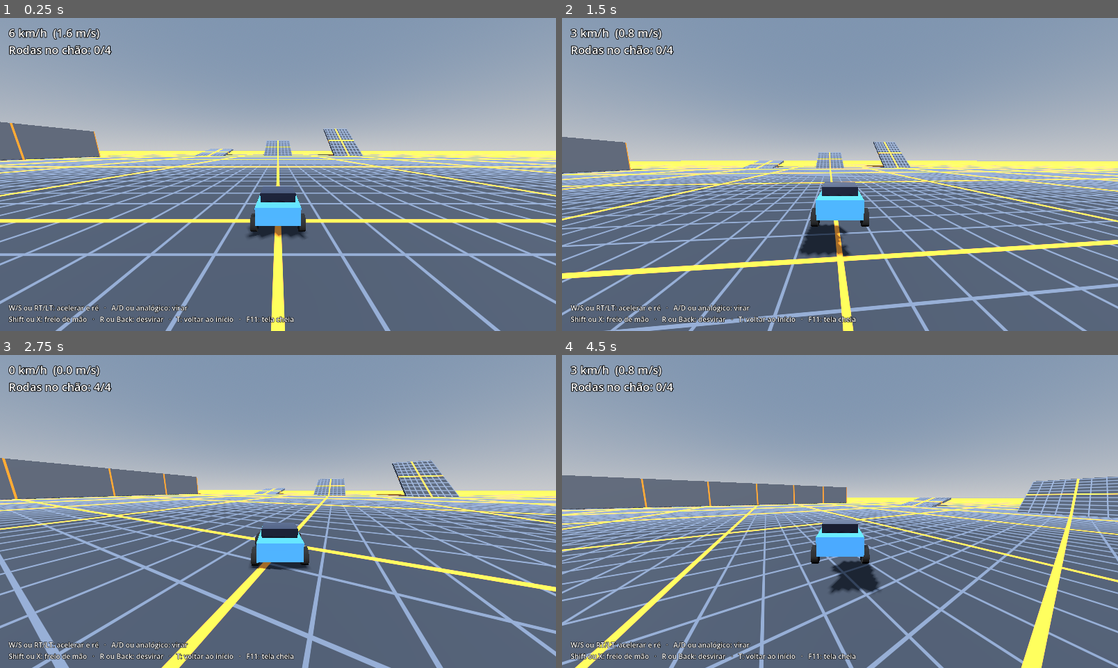
Above: before the commit, frames 1-4 (two rows, left to right).
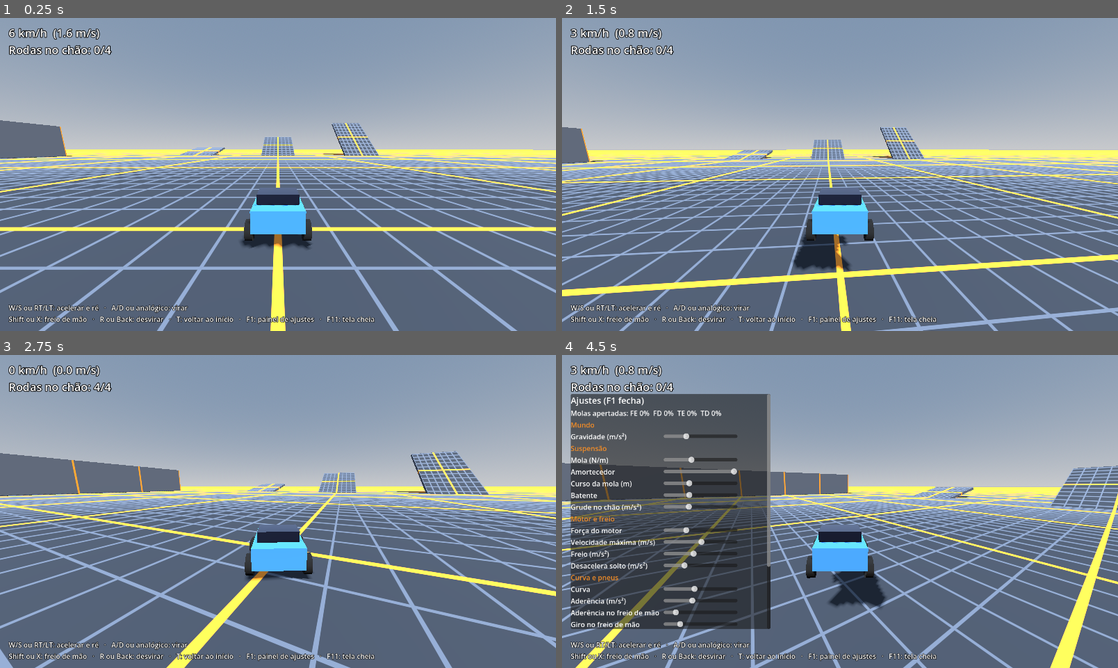
Above: after the commit, the same moments.

Repository: Lelokz/JogoDoCarro
Game: Godot game, scene res://cenas/campo_teste.tscn
Two runs of this game, one before a commit and one after it. Both use one fixed random seed, a clock stepped at 60 frames per second and the inputs below.
Inputs:
- Up to frame 1 (0.25 s): no input
- Up to frame 2 (1.5 s): hold D (direita) 0.53-1.28 s; tap W (acelerar) at 0.6 s; tap R (desvirar) at 0.8, 1.35 s; hold Down from 1.28 s (still down)
- Up to frame 3 (2.75 s): tap Shift (freio_mao) at 1.55 s; release Down at 2.03 s; hold D (direita) from 2.03 s (still down); hold Shift (freio_mao) from 2.03 s (still down); tap S (re) at 2.3 s
- Up to frame 4 (4.5 s): release D (direita) at 2.78 s; release Shift (freio_mao) at 2.78 s; hold Up 2.78-3.53 s; tap S (re) at 2.85 s; tap W (acelerar) at 3.05, 3.6 s; hold A (esquerda) from 3.53 s (still down); tap R (desvirar) at 3.8, 4.35 s; tap F1 (painel, bound only after the commit) at 4.15 s

The runs differ from the first frame. In frame 1, 22% of the frame differs, in the area x 0-100%, y 32-100%; in frame 2, 28%; in frame 3, 22%; in frame 4, 45%, in the area x 0-100%, y 12-100%.

Commit message:
Etapa 2: painel F1 de ajustes, batente, grude, câmera com distância fixa

Diff:
--- a/jogo/cenas/campo_teste.tscn
+++ b/jogo/cenas/campo_teste.tscn
@@ -1,9 +1,10 @@
-[gd_scene load_steps=8 format=3]
+[gd_scene load_steps=9 format=3]
 
 [ext_resource type="Script" path="res://scripts/campo_teste.gd" id="1"]
 [ext_resource type="PackedScene" path="res://cenas/carro.tscn" id="2"]
 [ext_resource type="Script" path="res://scripts/camera_carro.gd" id="3"]
 [ext_resource type="Script" path="res://scripts/hud.gd" id="4"]
+[ext_resource type="Script" path="res://scripts/painel_ajustes.gd" id="5"]
 
 [sub_resource type="ProceduralSkyMaterial" id="mat_ceu"]
 
@@ -30,7 +31,7 @@
 transform = Transform3D(1, 0, 0, 0, 1, 0, 0, 0, 1, 0, 0.6, 0)
 
 [node name="Camera" type="Camera3D" parent="."]
-fov = 100.0
+fov = 90.0
 script = ExtResource("3")
 alvo_caminho = NodePath("../Carro")
 
@@ -56,3 +57,8 @@
 theme_override_colors/font_outline_color = Color(0, 0, 0, 1)
 theme_override_constants/outline_size = 4
 theme_override_font_sizes/font_size = 16
+
+[node name="Painel" type="CanvasLayer" parent="."]
+script = ExtResource("5")
+carro_caminho = NodePath("../Carro")
+camera_caminho = NodePath("../Camera")
--- a/jogo/scripts/camera_carro.gd
+++ b/jogo/scripts/camera_carro.gd
@@ -3,26 +3,29 @@
 @export var alvo_caminho: NodePath
 @export var distancia := 2.8
 @export var altura := 1.1
-@export var suavidade := 8.0
+@export var suavidade := 8.0   # só o giro da câmera é suave; a distância fica sempre igual
 
 var alvo: Node3D
+var frente_suave := Vector3.FORWARD
 
 
 func _ready() -> void:
 	alvo = get_node(alvo_caminho)
 	top_level = true
 	physics_interpolation_mode = PHYSICS_INTERPOLATION_MODE_OFF
-	global_position = alvo.global_position + alvo.global_basis.z * distancia + Vector3.UP * altura
+	frente_suave = direcao_do_carro(alvo.global_transform)
 
 
 func _process(delta: float) -> void:
 	var t := alvo.get_global_transform_interpolated()
+	frente_suave = frente_suave.slerp(direcao_do_carro(t), 1.0 - exp(-suavidade * delta)).normalized()
+	global_position = t.origin - frente_suave * distancia + Vector3.UP * altura
+	look_at(t.origin + Vector3.UP * 0.4 + frente_suave * 1.5, Vector3.UP)
+
+
+func direcao_do_carro(t: Transform3D) -> Vector3:
 	var frente := -t.basis.z
 	frente.y = 0.0
 	if frente.length() < 0.1:
-		frente = -global_basis.z
-		frente.y = 0.0
-	frente = frente.normalized()
-	var destino := t.origin - frente * distancia + Vector3.UP * altura
-	global_position = global_position.lerp(destino, 1.0 - exp(-suavidade * delta))
-	look_at(t.origin + Vector3.UP * 0.4 + frente * 1.5, Vector3.UP)
+		return frente_suave
+	return frente.normalized()
--- a/jogo/scripts/carro.gd
+++ b/jogo/scripts/carro.gd
@@ -1,15 +1,19 @@
 extends RigidBody3D
 
 # Valores de partida: números da wiki RLBot convertidos de cm pra metros.
-# São pra ajustar jogando (o painel F1 vem na etapa 2).
+# São pra ajustar jogando no painel F1.
 
 @export_group("Suspensão")
-@export var mola := 5000.0          # N/m em cada roda
-@export var amortecedor := 700.0    # N·s/m em cada roda
+@export var mola := 8000.0          # N/m em cada roda
+@export var amortecedor := 3000.0   # N·s/m em cada roda
 @export var curso_mola := 0.12      # m
 @export var raio_roda := 0.17       # m
+@export var batente := 20000.0      # N/m a mais quando a mola passa do curso (pouso não bate seco)
+@export var grude := 3.25           # m/s² puxando o carro contra o chão enquanto as rodas tocam
 
 @export_group("Direção")
+@export var forca_motor := 1.0            # multiplica a tabela ACELERACAO
+@export var multiplicador_curva := 1.0    # multiplica a tabela CURVATURA
 @export var freio := 35.0                 # m/s²
 @export var desaceleracao_solto := 5.25   # m/s², sem acelerar nem frear
 @export var velocidade_maxima := 23.0     # m/s
@@ -71,6 +75,8 @@
 		compressao[i] = alcance - origem.distance_to(toque.position)
 		var velocidade_compressao: float = (compressao[i] - anterior) / dt
 		var forca := maxf(mola * compressao[i] + amortecedor * velocidade_compressao, 0.0)
+		if compressao[i] > curso_mola:
+			forca += batente * (compressao[i] - curso_mola)
 		estado.apply_force(cima * forca, origem - estado.transform.origin)
 
 	var v := estado.linear_velocity
@@ -89,15 +95,16 @@
 		if acelerador != 0.0 and absf(v_frente) > 0.1 and signf(acelerador) != signf(v_frente):
 			dv = -signf(v_frente) * minf(freio * dt, absf(v_frente))
 		elif acelerador != 0.0:
-			dv = acelerador * curva(ACELERACAO, absf(v_frente)) * dt
+			dv = acelerador * curva(ACELERACAO, absf(v_frente)) * forca_motor * dt
 		else:
 			dv = -signf(v_frente) * minf(desaceleracao_solto * dt, absf(v_frente))
 		v += frente * dv * contato
 
 		var limite_lado := (aderencia_freio_mao if freio_mao else aderencia) * dt * contato
 		v -= lado * clampf(v_lado, -limite_lado, limite_lado)
+		v -= normal_chao * grude * dt * contato
 
-		var giro := -direcao * curva(CURVATURA, absf(v_frente)) * v_frente
+		var giro := -direcao * curva(CURVATURA, absf(v_frente)) * multiplicador_curva * v_frente
 		if freio_mao:
 			giro *= giro_freio_mao
 		var w := estado.angular_velocity
@@ -137,7 +144,7 @@
 	var angulo := -Input.get_axis("esquerda", "direita") * angulo_visual_roda
 	for i in 4:
 		var pneu: Node3D = rodas[i].get_node("Pneu")
-		var distancia: float = curso_mola - compressao[i]
+		var distancia := maxf(curso_mola - compressao[i], 0.0)
 		pneu.position = Vector3(0.0, -distancia, 0.0)
 		var b := Basis(Vector3.RIGHT, giro_pneu) * Basis(Vector3.BACK, PI / 2.0)
 		if i < 2:
--- a/jogo/scripts/controles.gd
+++ b/jogo/scripts/controles.gd
@@ -11,6 +11,7 @@
 	adicionar("desvirar", [KEY_R], [JOY_BUTTON_BACK], [])
 	adicionar("voltar_inicio", [KEY_T], [], [])
 	adicionar("tela_cheia", [KEY_F11], [], [])
+	adicionar("painel", [KEY_F1], [], [])
 
 
 func adicionar(nome: String, teclas: Array, botoes: Array, eixos: Array) -> void:
--- a/jogo/scripts/hud.gd
+++ b/jogo/scripts/hud.gd
@@ -7,7 +7,7 @@
 
 func _ready() -> void:
 	carro = get_node(carro_caminho)
-	$Controles.text = "W/S ou RT/LT: acelerar e ré   ·   A/D ou analógico: virar\nShift ou X: freio de mão   ·   R ou Back: desvirar   ·   T: voltar ao início   ·   F11: tela cheia"
+	$Controles.text = "W/S ou RT/LT: acelerar e ré   ·   A/D ou analógico: virar\nShift ou X: freio de mão   ·   R ou Back: desvirar   ·   T: voltar ao início   ·   F1: painel de ajustes   ·   F11: tela cheia"
 
 
 func _process(_delta: float) -> void:
--- /dev/null
+++ b/jogo/scripts/painel_ajustes.gd
@@ -0,0 +1,183 @@
+extends CanvasLayer
+
+# Painel de ajuste ao vivo (F1): mexe nos valores com o carro andando.
+
+@export var carro_caminho: NodePath
+@export var camera_caminho: NodePath
+
+const SALVO_PROJETO := "res://ajustes/carro.json"
+const SALVO_JOGO := "user://carro.json"
+
+# [alvo, propriedade, nome, mínimo, máximo, passo] ou ["titulo", texto]
+const AJUSTES := [
+	["titulo", "Mundo"],
+	["mundo", "gravidade", "Gravidade (m/s²)", 1.0, 20.0, 0.1],
+	["titulo", "Suspensão"],
+	["carro", "mola", "Mola (N/m)", 1000.0, 20000.0, 100.0],
+	["carro", "amortecedor", "Amortecedor", 0.0, 3000.0, 10.0],
+	["carro", "curso_mola", "Curso da mola (m)", 0.03, 0.3, 0.01],
+	["carro", "batente", "Batente", 0.0, 60000.0, 500.0],
+	["carro", "grude", "Grude no chão (m/s²)", 0.0, 10.0, 0.05],
+	["titulo", "Motor e freio"],
+	["carro", "forca_motor", "Força do motor", 0.2, 3.0, 0.05],
+	["carro", "velocidade_maxima", "Velocidade máxima (m/s)", 5.0, 40.0, 0.5],
+	["carro", "freio", "Freio (m/s²)", 5.0, 80.0, 1.0],
+	["carro", "desaceleracao_solto", "Desacelera solto (m/s²)", 0.0, 20.0, 0.25],
+	["titulo", "Curva e pneus"],
+	["carro", "multiplicador_curva", "Curva", 0.3, 2.0, 0.05],
+	["carro", "aderencia", "Aderência (m/s²)", 5.0, 150.0, 1.0],
+	["carro", "aderencia_freio_mao", "Aderência no freio de mão", 0.0, 60.0, 0.5],
+	["carro", "giro_freio_mao", "Giro no freio de mão", 1.0, 3.0, 0.05],
+	["titulo", "Câmera"],
+	["camera", "distancia", "Distância (m)", 1.5, 6.0, 0.1],
+	["camera", "altura", "Altura (m)", 0.3, 3.0, 0.05],
+	["camera", "fov", "FOV (graus)", 60.0, 120.0, 1.0],
+	["camera", "suavidade", "Suavidade do giro", 1.0, 30.0, 0.5],
+]
+
+var gravidade: float:
+	get:
+		return PhysicsServer3D.area_get_param(get_viewport().find_world_3d().space, PhysicsServer3D.AREA_PARAM_GRAVITY)
+	set(valor):
+		PhysicsServer3D.area_set_param(get_viewport().find_world_3d().space, PhysicsServer3D.AREA_PARAM_GRAVITY, valor)
+
+var alvos := {}
+var deslizadores := {}
+var padrao := {}
+var caixa := PanelContainer.new()
+var aviso := Label.new()
+var molas := Label.new()
+
+
+func _ready() -> void:
+	layer = 10
+	alvos = {"carro": get_node(carro_caminho), "camera": get_node(camera_caminho), "mundo": self}
+	montar()
+	padrao = ler_tudo()
+	carregar()
+	caixa.visible = false
+
+
+func _unhandled_input(evento: InputEvent) -> void:
+	if evento.is_action_pressed("painel"):
+		caixa.visible = not caixa.visible
+
+
+func _process(_delta: float) -> void:
+	if not caixa.visible:
+		return
+	var carro: RigidBody3D = alvos["carro"]
+	var partes := []
+	for i in 4:
+		partes.append("%s %d%%" % [["FE", "FD", "TE", "TD"][i], roundi(carro.compressao[i] / carro.curso_mola * 100.0)])
+	molas.text = "Molas apertadas: " + "  ".join(partes)
+
+
+func montar() -> void:
+	caixa.position = Vector2(20, 90)
+	add_child(caixa)
+	var rolagem := ScrollContainer.new()
+	rolagem.custom_minimum_size = Vector2(460, 540)
+	rolagem.horizontal_scroll_mode = ScrollContainer.SCROLL_MODE_DISABLED
+	caixa.add_child(rolagem)
+	var lista := VBoxContainer.new()
+	lista.size_flags_horizontal = Control.SIZE_EXPAND_FILL
+	rolagem.add_child(lista)
+
+	var titulo := Label.new()
+	titulo.text = "Ajustes (F1 fecha)"
+	titulo.add_theme_font_size_override("font_size", 20)
+	lista.add_child(titulo)
+	lista.add_child(molas)
+
+	for a in AJUSTES:
+		if a[0] == "titulo":
+			var secao := Label.new()
+			secao.text = a[1]
+			secao.add_theme_color_override("font_color", Color(0.95, 0.55, 0.15))
+			lista.add_child(secao)
+			continue
+		var linha := HBoxContainer.new()
+		var nome := Label.new()
+		nome.text = a[2]
+		nome.custom_minimum_size.x = 210
+		var deslizador := HSlider.new()
+		deslizador.min_value = a[3]
+		deslizador.max_value = a[4]
+		deslizador.step = a[5]
+		deslizador.size_flags_horizontal = Control.SIZE_EXPAND_FILL
+		deslizador.size_flags_vertical = Control.SIZE_SHRINK_CENTER
+		deslizador.focus_mode = Control.FOCUS_NONE
+		var valor := Label.new()
+		valor.custom_minimum_size.x = 64
+		valor.horizontal_alignment = HORIZONTAL_ALIGNMENT_RIGHT
+		deslizador.value_changed.connect(func(v: float) -> void:
+			alvos[a[0]].set(a[1], v)
+			valor.text = formatar(v, a[5]))
+		deslizador.value = alvos[a[0]].get(a[1])
+		deslizadores[a[0] + "/" + a[1]] = deslizador
+		linha.add_child(nome)
+		linha.add_child(deslizador)
+		linha.add_child(valor)
+		lista.add_child(linha)
+
+	var botoes := HBoxContainer.new()
+	for b in [["Salvar", salvar], ["Voltar pro salvo", carregar], ["Valores de partida", func() -> void: aplicar(padrao); aviso.text = "Voltou pros valores de partida."]]:
+		var botao := Button.new()
+		botao.text = b[0]
+		botao.focus_mode = Control.FOCUS_NONE
+		botao.pressed.connect(b[1])
+		botoes.add_child(botao)
+	lista.add_child(botoes)
+	lista.add_child(aviso)
+
+
+func formatar(v: float, passo: float) -> String:
+	if passo >= 1.0:
+		return "%d" % roundi(v)
+	if passo >= 0.1:
+		return "%.1f" % v
+	return "%.2f" % v
+
+
+func ler_tudo() -> Dictionary:
+	var dados := {}
+	for chave in deslizadores:
+		var partes: PackedStringArray = chave.split("/")
+		if not dados.has(partes[0]):
+			dados[partes[0]] = {}
+		dados[partes[0]][partes[1]] = alvos[partes[0]].get(partes[1])
+	return dados
+
+
+func aplicar(dados: Dictionary) -> void:
+	for chave in deslizadores:
+		var partes: PackedStringArray = chave.split("/")
+		if dados.has(partes[0]) and dados[partes[0]].has(partes[1]):
+			deslizadores[chave].value = dados[partes[0]][partes[1]]
+
+
+func caminho_salvo() -> String:
+	# rodando do projeto, salva junto dele (vai pro git); no jogo exportado, na pasta do usuário
+	return SALVO_PROJETO if OS.has_feature("editor") else SALVO_JOGO
+
+
+func salvar() -> void:
+	if caminho_salvo() == SALVO_PROJETO:
+		DirAccess.make_dir_recursive_absolute(ProjectSettings.globalize_path("res://ajustes"))
+	var arquivo := FileAccess.open(caminho_salvo(), FileAccess.WRITE)
+	if arquivo == null:
+		aviso.text = "Não deu pra salvar."
+		return
+	arquivo.store_string(JSON.stringify(ler_tudo(), "\t"))
+	aviso.text = "Salvo! Abre assim da próxima vez."
+
+
+func carregar() -> void:
+	if not FileAccess.file_exists(caminho_salvo()):
+		aviso.text = "Nada salvo ainda: usando os valores de partida."
+		return
+	var dados = JSON.parse_string(FileAccess.get_file_as_string(caminho_salvo()))
+	if dados is Dictionary:
+		aplicar(dados)
+		aviso.text = "Carregou o ajuste salvo."
--- a/jogo/testes/teste_carro.gd
+++ b/jogo/testes/teste_carro.gd
@@ -4,6 +4,10 @@
 # Aperta os botões sozinho e mostra o que o carro fez.
 
 var carro: RigidBody3D
+var painel: CanvasLayer
+var maior_compressao := 0.0
+var quiques := 0
+var tocando := true
 var quadro := 0
 var yaw_anterior := 0.0
 
@@ -14,6 +18,7 @@
 	var cena: Node = load("res://cenas/campo_teste.tscn").instantiate()
 	root.add_child(cena)
 	carro = cena.get_node("Carro")
+	painel = cena.get_node("Painel")
 
 
 func _physics_process(_delta: float) -> bool:
@@ -23,6 +28,9 @@
 	Input.action_release("re")
 	Input.action_release("direita")
 	Input.action_release("freio_mao")
+	Input.action_release("desvirar")
+	if quadro == 11 * 120:
+		Input.action_press("desvirar")   # se capotou na rampa (ainda não tem controle no ar)
 	if t > 2.0 and t <= 12.0:
 		Input.action_press("acelerar")
 	if t > 12.0 and t <= 16.0:
@@ -34,11 +42,31 @@
 		Input.action_press("freio_mao")
 	if t > 17.0 and t <= 19.0:
 		Input.action_press("re")
-	if quadro % 60 == 0:
+	if quadro == 19 * 120:
+		print("--- queda de 5 m ---")
+		carro.global_transform = Transform3D(Basis(), Vector3(100, 5, 100))
+		carro.linear_velocity = Vector3.ZERO
+		carro.angular_velocity = Vector3.ZERO
+		tocando = false
+	if t > 19.0:
+		maior_compressao = maxf(maior_compressao, carro.compressao.max())
+		var agora: bool = carro.rodas_no_chao > 0
+		if agora and not tocando:
+			quiques += 1
+		tocando = agora
+	if quadro == 24 * 120:
+		print("pouso: mola apertou no máximo %d%% do curso, tocou o chão %d vez(es), altura final %.3f" % [roundi(maior_compressao / carro.curso_mola * 100.0), quiques, carro.global_position.y])
+		var gravidade_antes: float = painel.gravidade
+		painel.deslizadores["mundo/gravidade"].value = 13.0
+		painel.deslizadores["carro/mola"].value = 12000.0
+		print("painel: gravidade %.1f -> %.1f, mola -> %.0f" % [gravidade_antes, painel.gravidade, carro.mola])
+		painel.aplicar(painel.padrao)
+		print("painel: valores de partida -> gravidade %.1f, mola %.0f" % [painel.gravidade, carro.mola])
+	if quadro % 60 == 0 and t <= 19.0:
 		var v := carro.linear_velocity
 		var yaw := carro.global_rotation.y
 		var giro := absf(wrapf(yaw - yaw_anterior, -PI, PI)) / 0.5
 		yaw_anterior = yaw
 		var raio := v.length() / giro if giro > 0.01 else INF
 		print("t=%5.1fs  vel=%5.2f m/s  altura=%.3f  rodas=%d  giro=%.2f rad/s  raio=%s  pos=%s" % [t, v.length(), carro.global_position.y, carro.rodas_no_chao, giro, ("%.1f m" % raio) if raio < 1000 else "-", carro.global_position.snapped(Vector3.ONE * 0.1)])
-	return t > 19.0
+	return t > 24.0
Not shown, changed: PROGRESSO.md
